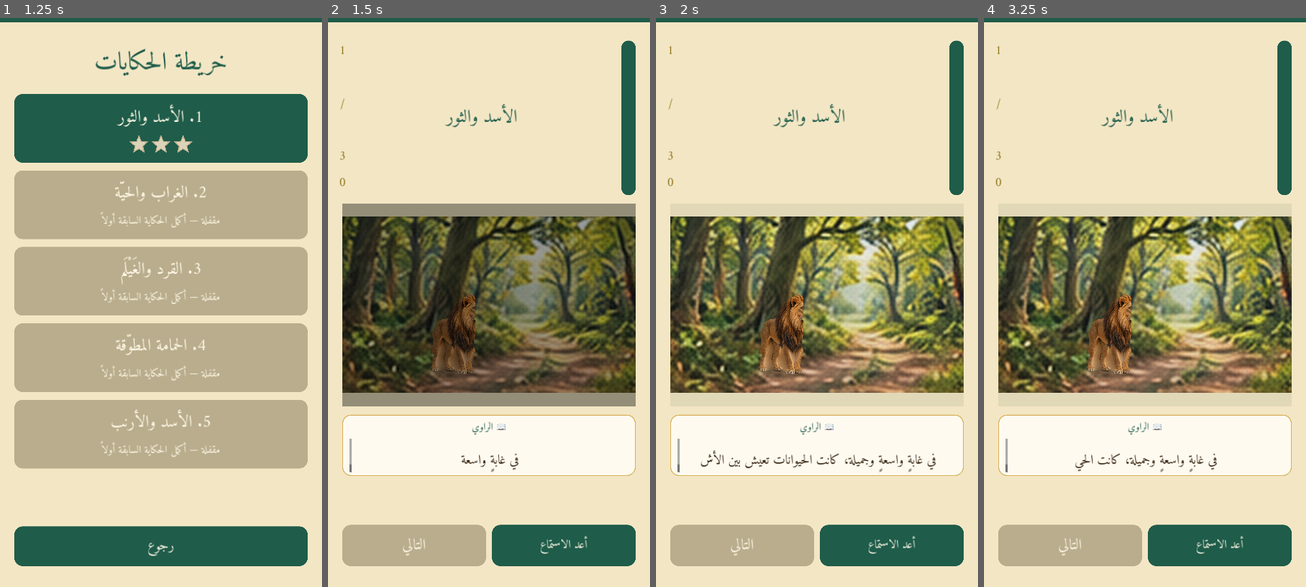
Above: before the commit, frames 1-4 (left to right).
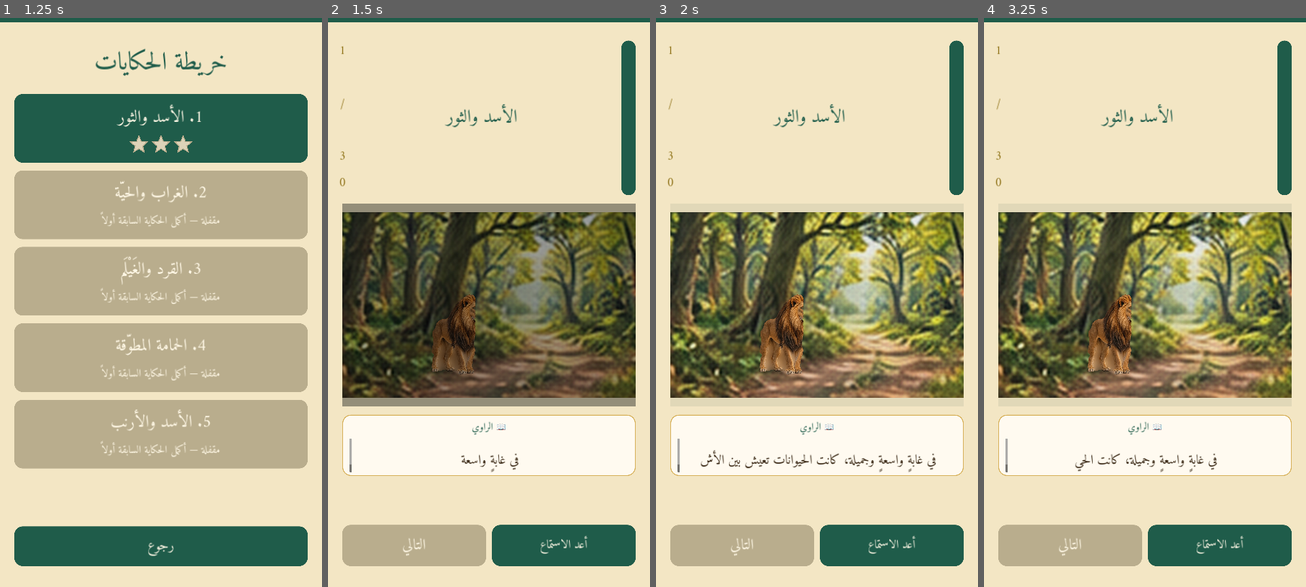
Above: after the commit, the same moments.

Repository: bdssmdkacem-dot/Kalila-Dimna
Game: Godot game, scene res://scenes/main_menu.tscn
Two runs of this game, one before a commit and one after it. Both use one fixed random seed, a clock stepped at 60 frames per second and the inputs below.
Inputs (mouse positions are in pixels of both pictures, inside the frame that each line leads up to):
- Up to frame 1 (1.25 s): click "ابدأ الحكايات" at 0.5 s
- Up to frame 2 (1.5 s): click (489, 126) at 1.25 s
- Up to frame 3 (2 s): no input
- Up to frame 4 (3.25 s): click "رجوع" at 2 s; click (1145, 126) at 2.75 s

Frame 1 is identical in both runs. In frame 2, 12% of the frame differs, in the area x 4-96%, y 34-67%; in frame 3, 16%; in frame 4, 16%.

Commit message:
fix(story): stabilize realistic scene framing transitions

Diff:
--- a/ui/animal_stage_2d.gd
+++ b/ui/animal_stage_2d.gd
@@ -96,6 +96,17 @@
 	base_world_scale = minf(size.x / DESIGN_SIZE.x, size.y / DESIGN_SIZE.y)
 	world.scale = Vector2.ONE * base_world_scale
 	world.position = (size - DESIGN_SIZE * base_world_scale) * 0.5
+	_fit_background(background)
+	_fit_background(forest_background)
+
+func _fit_background(sprite: Sprite2D) -> void:
+	if sprite == null or sprite.texture == null:
+		return
+	var tex_size := sprite.texture.get_size()
+	if tex_size.x <= 0.0 or tex_size.y <= 0.0:
+		return
+	var cover_scale := maxf(DESIGN_SIZE.x / tex_size.x, DESIGN_SIZE.y / tex_size.y)
+	sprite.scale = Vector2.ONE * cover_scale
 
 func _clear_actors() -> void:
 	for child in actors.get_children(): child.queue_free()
@@ -153,6 +164,7 @@
 	active_segment_index = segment_index
 	scene_data = data
 	segment_time = 0.0
+	speaking_actor = ""
 	shot = String(data.get("shot", "wide"))
 	_clear_actors()
 	var place := String(data.get("place", "forest"))
@@ -161,11 +173,15 @@
 	if realistic_background:
 		background.texture = realistic_background
 		forest_background.texture = realistic_background
+		_fit_background(background)
+		_fit_background(forest_background)
 		background.visible = true
 		forest_background.visible = false
 	else:
 		background.texture = BACKGROUND_TEX
 		forest_background.texture = FOREST_TEX
+		_fit_background(background)
+		_fit_background(forest_background)
 		forest_background.visible = place == "forest"
 		background.visible = place != "forest"
 	scene_glow.color = Color(0.82,0.94,0.78,0.045) if place == "forest" else Color(0.72,0.90,1.0,0.055)
